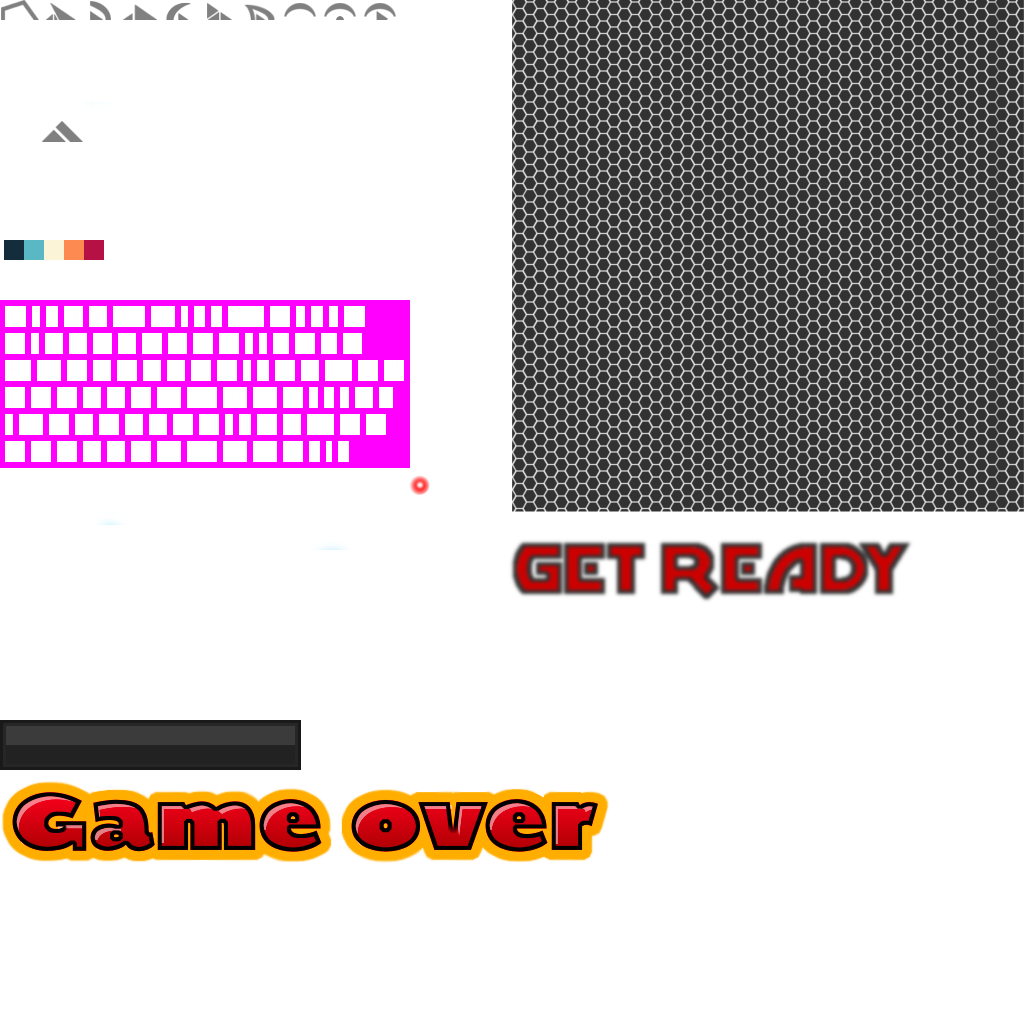
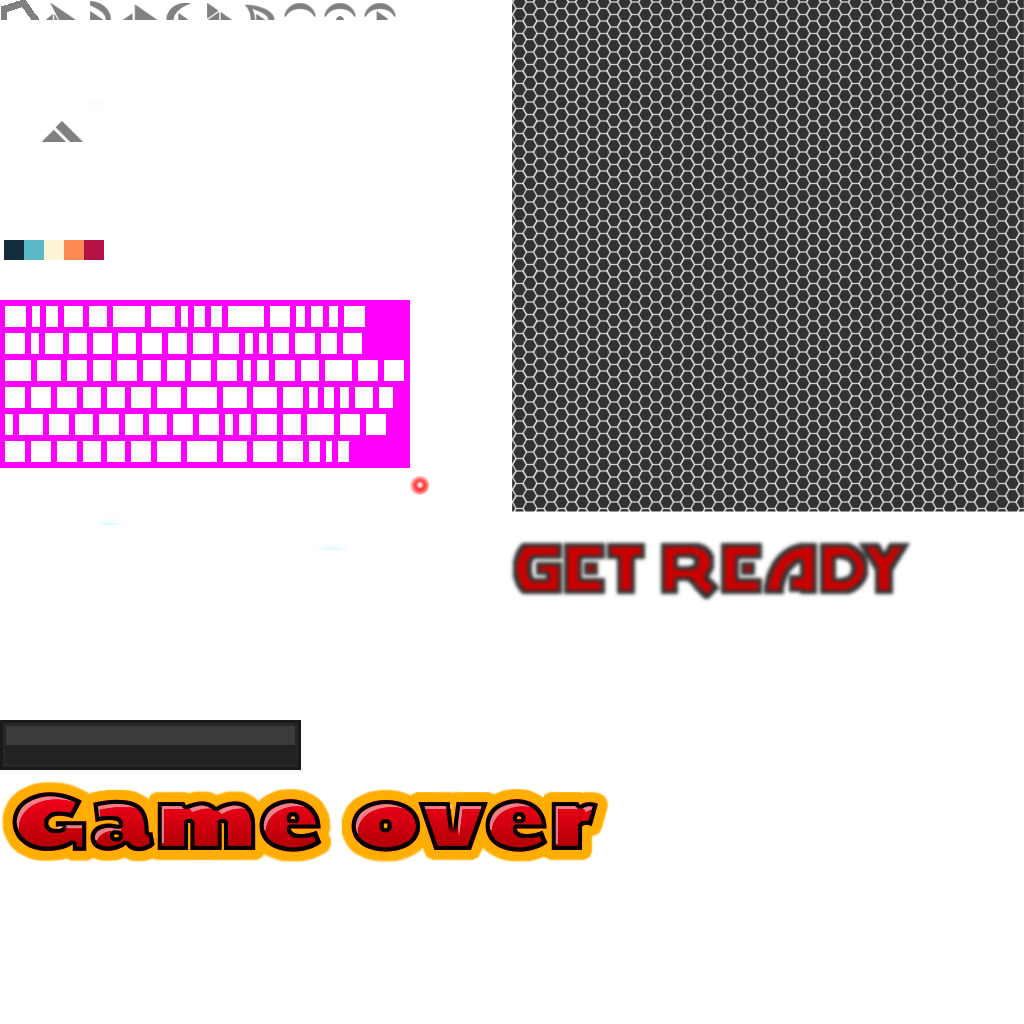
Layered file, before and after one edit (1024×1024). Changes by layer:
painted on "Ebene #4" over [1, 0, 39, 20]
painted on "Ebene #3" over [4, 4, 35, 20]
